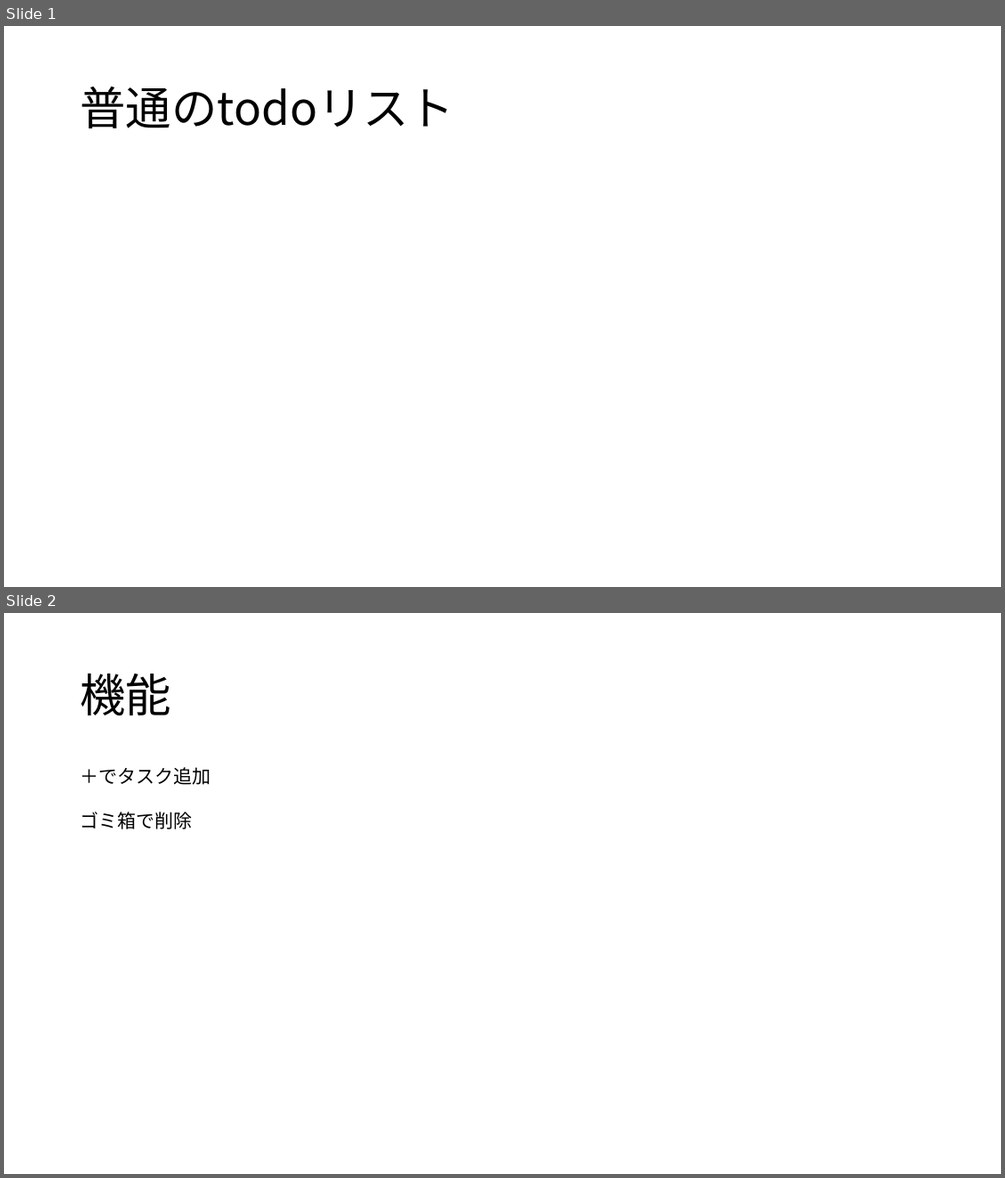
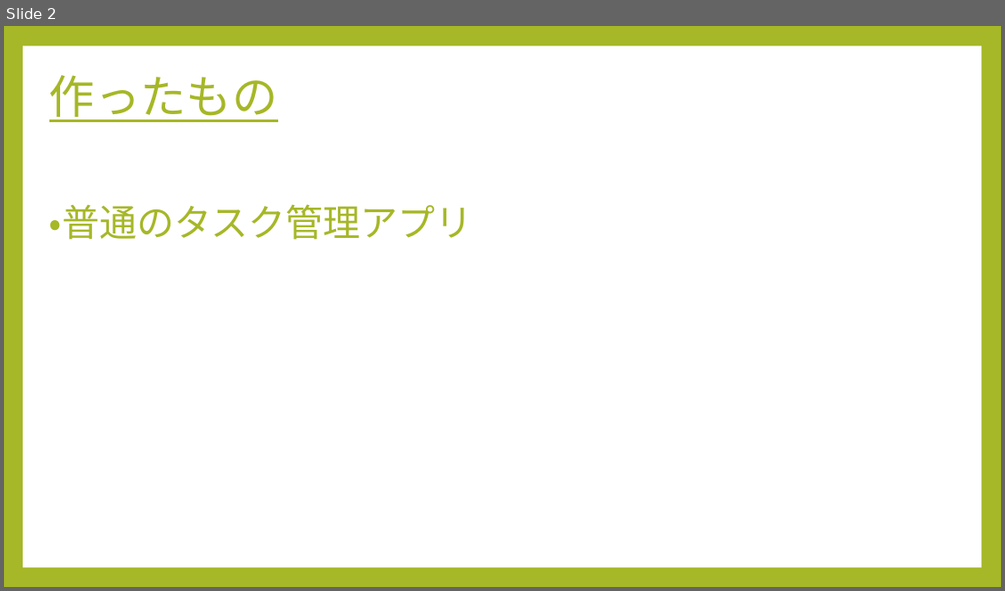
Before and after one commit to nikaidouyuuta/flutter_application_1, a slide deck: pawapo_todo.pptx. Shown one above the other, each under a label of ours: slides 1 and 2 before the commit, slide 2 after it. The pictures are 1005x1178 and 1005x591 pixels, drawn with LibreOffice and Linux fonts; fonts in the diff are those of the drawing. Boxes give left, top, right and bottom in pixels: in the first picture for what was removed or moved away, otherwise in the second. Text is boxed around its words. In the diff, an @@ line names an element or a change of style, - is before the commit and + after.

```diff
--- a/pawapo_todo.pptx
+++ b/pawapo_todo.pptx
@@ slide 2 removed at (4, 613, 1001, 1174), background #FFFFFF @@
@@ title removed at (80, 674, 171, 716) @@
-機能
@@ text removed at (80, 767, 210, 829) @@
-＋でタスク追加
-ゴミ箱で削除
@@ what was slide 1 is now slide 2 @@
@@ slide 2 changed as well @@
@@ background #FFFFFF to #A6B727 @@
@@ rectangle added at (23, 46, 981, 567), fill #FFFFFF @@
@@ title at (49, 75, 278, 122): text changed; font Noto Sans CJK JP to Cabin; text colour #000000 to #A6B727 @@
-普通のtodoリスト
+作ったもの
@@ text added at (49, 204, 473, 240), 36 pt, text #A6B727 @@
+・普通のタスク管理アプリ
```
Also in this commit, not shown: 5 slides added, 1 other file.
